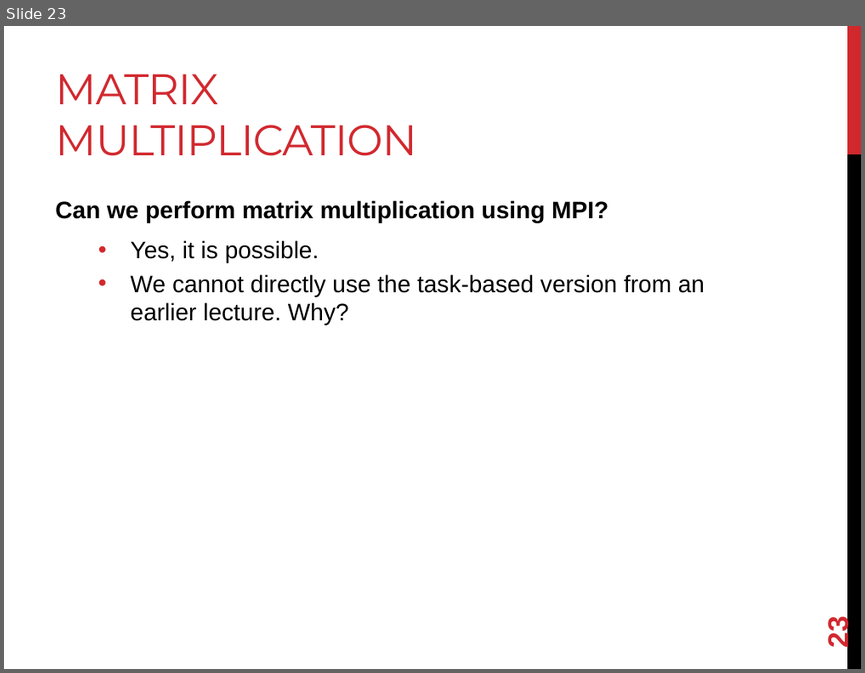
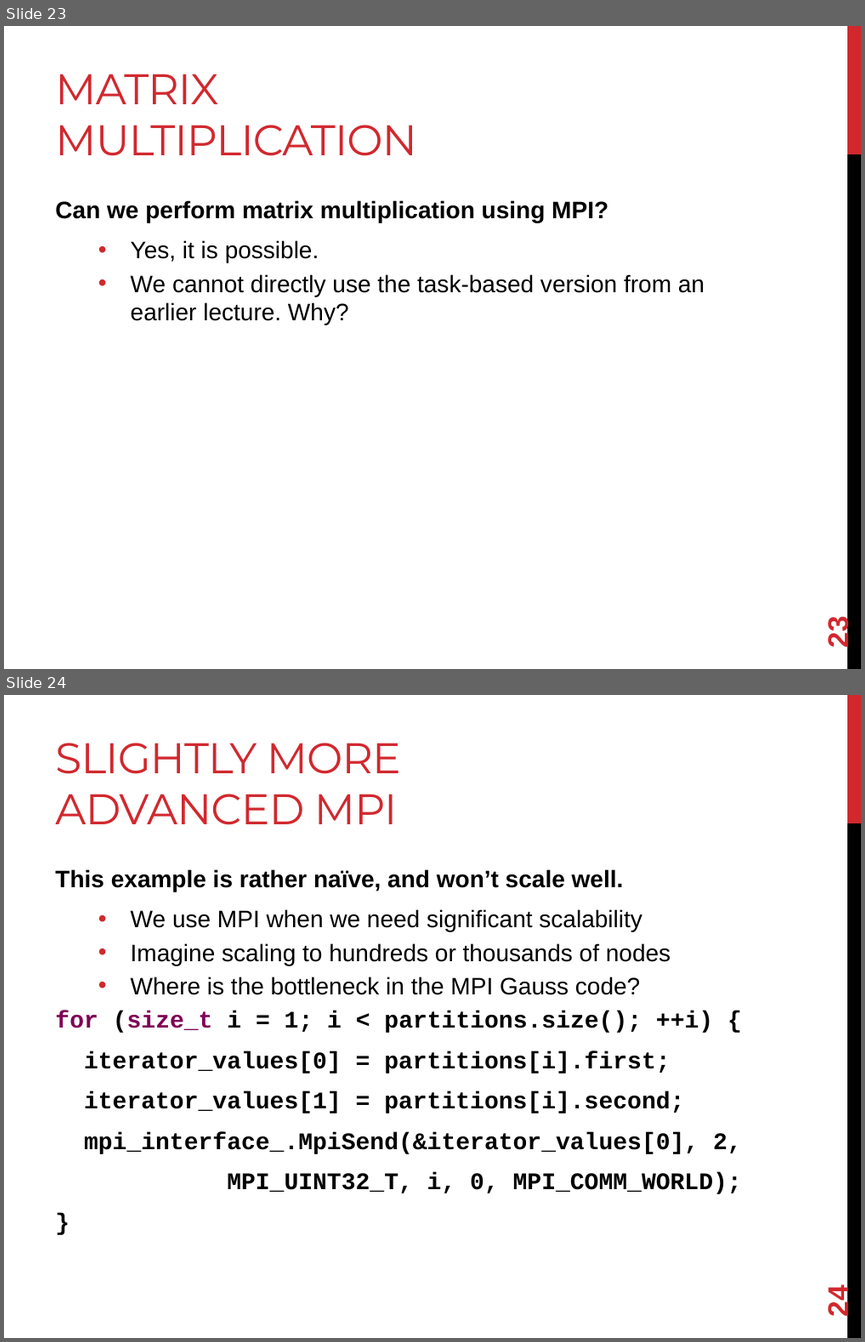
Before and after one commit to joshpeterson/DevelopingConcurrentSoftware, a slide deck: Lectures/Introduction to MPI/Introduction to MPI.pptx. Shown one above the other, each under a label of ours: slide 23 before the commit, slides 23 and 24 after it. The pictures are 865x673 and 865x1342 pixels, drawn with LibreOffice and Linux fonts; fonts in the diff are those of the drawing. Boxes give left, top, right and bottom in pixels: in the first picture for what was removed or moved away, otherwise in the second. Text is boxed around its words. In the diff, an @@ line names an element or a change of style, - is before the commit and + after.

```diff
--- a/Lectures/Introduction to MPI/Introduction to MPI.pptx
+++ b/Lectures/Introduction to MPI/Introduction to MPI.pptx
@@ slide 24 added at [4,695,861,1338], background #FFFFFF; not listed: 2 template elements that a slide beside it also shows @@
@@ title added at [55,743,401,825], 36 pt, text #D1282E @@
+SLIGHTLY MORE ADVANCED MPI
@@ text added at [55,869,742,1194], 20 pt, text #000000, bold @@
+This example is rather naïve, and won’t scale well.
+  • We use MPI when we need significant scalability
+  • Imagine scaling to hundreds or thousands of nodes
+  • Where is the bottleneck in the MPI Gauss code?
+for (size_t i = 1; i < partitions.size(); ++i) {
+iterator_values[0] = partitions[i].first;
+iterator_values[1] = partitions[i].second;
+mpi_interface_.MpiSend(&iterator_values[0], 2,
+MPI_UINT32_T, i, 0, MPI_COMM_WORLD);
+}
@@ page number added at [822,1287,854,1315], 24 pt, text #D1282E, bold @@
+24
```
Also in this commit, not shown: 2 other slides added.
